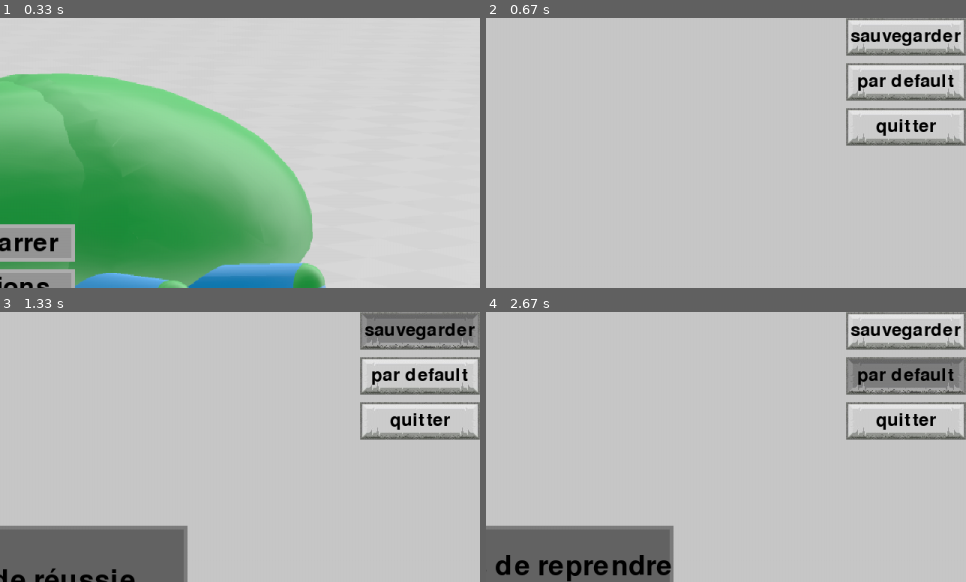
Above: before the commit, frames 1-4 (two rows, left to right).
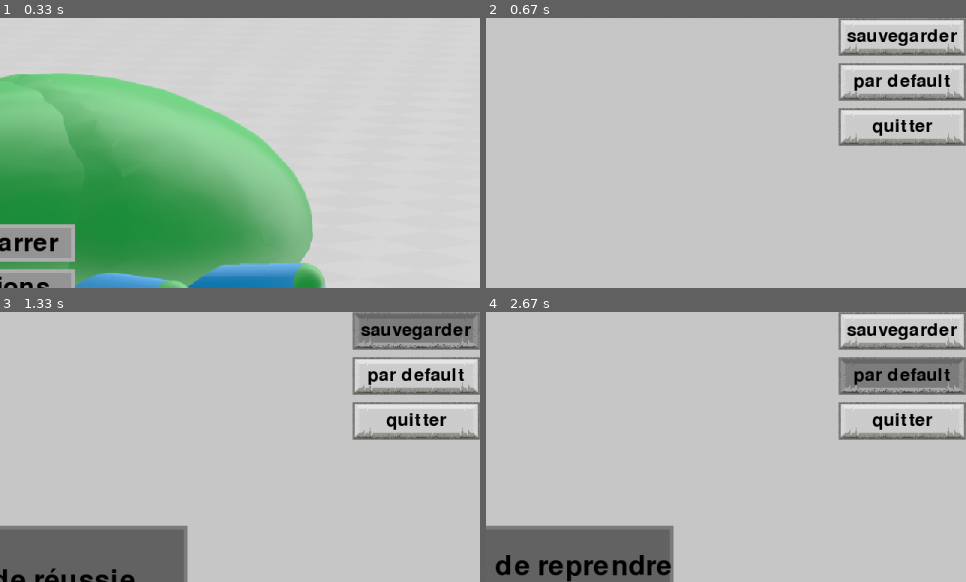
Above: after the commit, the same moments.

Repository: artieur262/Roborancon
Game: pygame game, started from main.py
Same seed, same stepped clock (60 frames per second), same inputs: the game is played once before the commit and once after it.
Inputs (mouse positions are % of the whole screen's width and height, from its top left):
- Up to frame 1 (0.33 s): no input
- Up to frame 2 (0.67 s): click (50, 50) at 0.38 s
- Up to frame 3 (1.33 s): press the mouse at (23, 5) at 0.7 s; move the mouse to (40, 38) at 0.8 s; release the mouse at (58, 71) at 0.93 s; press the mouse at (93, 3) at 1.03 s; move the mouse to (79, 19) at 1.13 s; release the mouse at (66, 36) at 1.27 s
- Up to frame 4 (2.67 s): press the mouse at (93, 20) at 1.37 s; move the mouse to (53, 24) at 1.47 s; release the mouse at (12, 28) at 1.6 s; click (17, 25) at 1.72 s; press the mouse at (39, 65) at 2.03 s; move the mouse to (25, 71) at 2.13 s; release the mouse at (12, 78) at 2.27 s; click (88, 13) at 2.38 s
The pictures show only the part of the screen within x 50-100%, y 0-50%; the shares and areas given below are measured in that part.

Frame 1 is identical in both runs. In frame 2, 2.7% of the frame differs, in the area x 73-99%, y 0-48%; in frame 3, 2.7%; in frame 4, 2.7%.

Commit message:
correction de la taille des boutons et ajout d'un texte pour prévenir qu'il ffaut redemaré le jeu pour changer la langue

Diff:
--- a/menu/menu_option.py
+++ b/menu/menu_option.py
@@ -44,7 +44,18 @@
         "en": ["start", "active", "save", "defaut", "quit"],
     }
     touche_langue = {"fr": {"avancer": "avancer", "gauche": "gauche"}}
-    zonetexte_langue = {"fr": ["plein écran", "menu"], "en": ["fullscreen", "menu"]}
+    zonetexte_langue = {
+        "fr": [
+            "plein écran",
+            "menu",
+            "/!\\ Pour que le changement de langue soit appliqué,\nil faut redémarrer le jeu.",
+        ],
+        "en": [
+            "fullscreen",
+            "menu",
+            "/!\\ For the language change to be applied,\nyou must restart the game.",
+        ],
+    }
     langue_popup = {
         "fr": [
             "sauvegarde réussie",
@@ -137,9 +148,9 @@
             ),
             (
                 "all",
-                [assembleur.bouton2(160, i) for i in (1, 2)],
+                [assembleur.bouton2(170, i) for i in (1, 2)],
                 (0, 0),
-                [160, 50],
+                [170, 50],
                 self.bouton_langue[self.menu_langue][2],
                 (0, 0, 0),
                 pygame.font.Font(None, 35),
@@ -147,9 +158,9 @@
             ),
             (
                 "all",
-                [assembleur.bouton2(160, i) for i in (1, 2)],
+                [assembleur.bouton2(170, i) for i in (1, 2)],
                 [0, 50],
-                (160, 50),
+                (170, 50),
                 self.bouton_langue[self.menu_langue][3],
                 (0, 0, 0),
                 pygame.font.Font(None, 35),
@@ -157,9 +168,9 @@
             ),
             (
                 "all",
-                [assembleur.bouton2(160, i) for i in (1, 2)],
+                [assembleur.bouton2(170, i) for i in (1, 2)],
                 [0, 100],
-                (160, 50),
+                (170, 50),
                 self.bouton_langue[self.menu_langue][4],
                 (0, 0, 0),
                 pygame.font.Font(None, 35),
@@ -171,7 +182,7 @@
                     assembleur.cadre((60, 60), (125, 125, 125), couleur, 4)
                     for couleur in ((150, 150, 150), (100, 100, 100))
                 ],
-                (235, 100),
+                (235, 200),
                 (60, 60),
                 self.langue_option["menu"],
                 (0, 0, 0),
@@ -198,15 +209,27 @@
                 self.zonetexte_langue[self.menu_langue][0],
                 (0, 0, 0),
                 pygame.font.Font(None, 50),
+                "centrage",
             ),
             (
                 "langue",
                 [assembleur.bouton1([2, 0])],
-                (75, 100),
+                (75, 200),
                 (560, 110),
                 self.zonetexte_langue[self.menu_langue][1],
                 (0, 0, 0),
                 pygame.font.Font(None, 40),
+                "centrage",
+            ),
+            (
+                "langue",
+                [gener_texture((800, 75), (0, 0, 0, 0))],
+                (75, 100),
+                (800, 75),
+                self.zonetexte_langue[self.menu_langue][2],
+                (200, 10, 10),
+                pygame.font.Font(None, 40),
+                "gauche_centre",
             ),
         )
 
@@ -219,6 +242,7 @@
             texte,
             couleur_texte,
             police,
+            mode_palcement,
         ) in zone_texte:
             self.zone_texte[onglet].append(ObjetGraphique(position, texture, taille))
             self.zone_texte[onglet][-1].texture[0].texture = place_texte_in_texture(
@@ -226,7 +250,9 @@
                 texte,
                 police,
                 couleur_texte,
-            )
+                mode_palcement,
+            )
+
         for controle in self.controle[0]:
             self.bouton["controles"].append(
                 BoutonText(
@@ -317,11 +343,11 @@
         for bouton in self.bouton["all"]:
             match bouton.data[1]:
                 case "save":
-                    bouton.set_pos((screen.get_width() - 160, 0))
+                    bouton.set_pos((screen.get_width() - bouton.get_size()[0], 0))
                 case "reset":
-                    bouton.set_pos((screen.get_width() - 160, 60))
+                    bouton.set_pos((screen.get_width() - bouton.get_size()[0], 60))
                 case "quitter":
-                    bouton.set_pos((screen.get_width() - 160, 120))
+                    bouton.set_pos((screen.get_width() - bouton.get_size()[0], 120))
         match self.onglet_actuel:
             case "controles":
                 for i, bouton in enumerate(self.bouton["controles"]):
